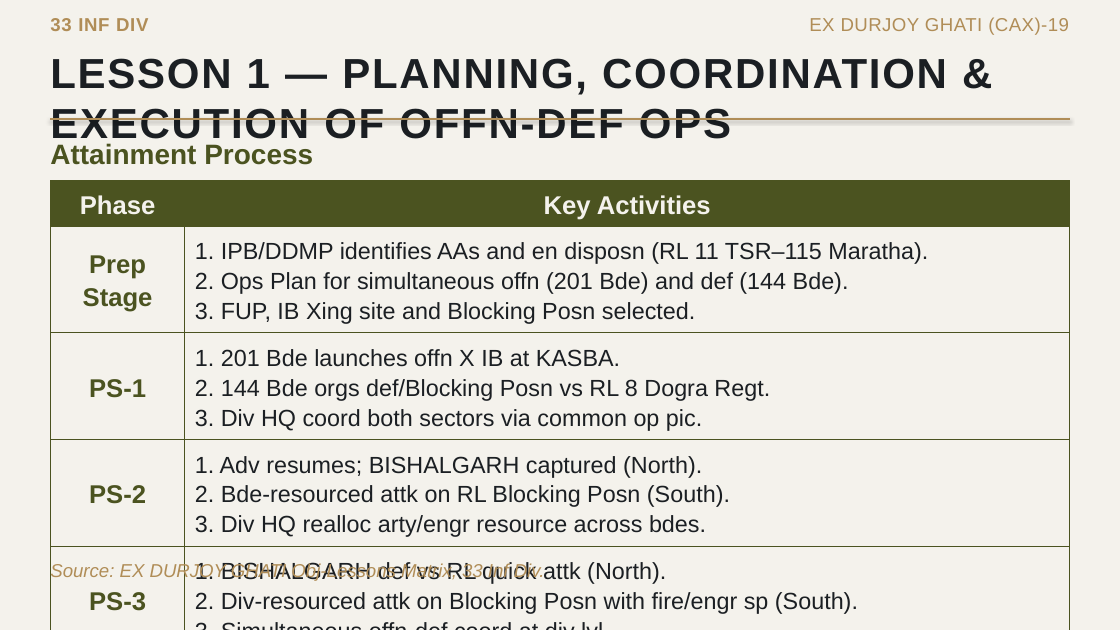
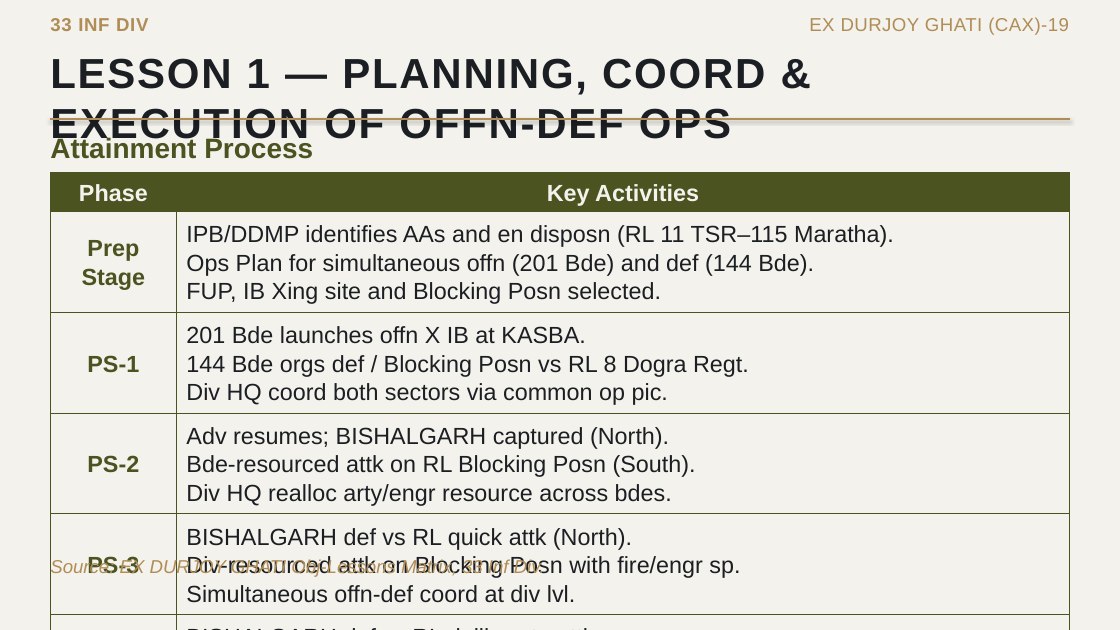
Before and after one commit to tahminulrimon-cloud/kimi, a slide deck: slide 6 of EX_DURJOY_GHATI_CAX19_Brief.pptx. Drawn at 1120x630 pixels with LibreOffice and Linux fonts; fonts in the diff are those of the drawing. Boxes give left, top, right and bottom in pixels: in the first picture for what was removed or moved away, otherwise in the second. Text is boxed around its words. In the diff, an @@ line names an element or a change of style, - is before the commit and + after.

```diff
--- a/EX_DURJOY_GHATI_CAX19_Brief.pptx
+++ b/EX_DURJOY_GHATI_CAX19_Brief.pptx
@@ background #FFFFFF to #F4F2EC @@
@@ rectangle removed at [0, 0, 1120, 630] @@
@@ text at [50, 58, 765, 147]: text changed @@
-LESSON 1 — PLANNING, COORDINATION & EXECUTION OF OFFN-DEF OPS
+LESSON 1 — PLANNING, COORD & EXECUTION OF OFFN-DEF OPS
@@ text "Attainment Process": place and size @@
-text "Attainment Process" at [50, 143, 313, 165]
+text "Attainment Process" at [50, 136, 313, 159]
@@ table at [50, 172, 1070, 607] @@
-row 2, column 2: 1. IPB/DDMP identifies AAs and en disposn (RL 11 TSR–115 Maratha). / 2. Ops Plan for simultaneous offn (201 Bde) and def (144 Bde). / 3. FUP, IB Xing site and Blocking Posn selected.
+row 2, column 2: IPB/DDMP identifies AAs and en disposn (RL 11 TSR–115 Maratha). / Ops Plan for simultaneous offn (201 Bde) and def (144 Bde). / FUP, IB Xing site and Blocking Posn selected.
-row 3, column 2: 1. 201 Bde launches offn X IB at KASBA. / 2. 144 Bde orgs def/Blocking Posn vs RL 8 Dogra Regt. / 3. Div HQ coord both sectors via common op pic.
+row 3, column 2: 201 Bde launches offn X IB at KASBA. / 144 Bde orgs def / Blocking Posn vs RL 8 Dogra Regt. / Div HQ coord both sectors via common op pic.
-row 4, column 2: 1. Adv resumes; BISHALGARH captured (North). / 2. Bde-resourced attk on RL Blocking Posn (South). / 3. Div HQ realloc arty/engr resource across bdes.
+row 4, column 2: Adv resumes; BISHALGARH captured (North). / Bde-resourced attk on RL Blocking Posn (South). / Div HQ realloc arty/engr resource across bdes.
-row 5, column 2: 1. BISHALGARH def vs RL quick attk (North). / 2. Div-resourced attk on Blocking Posn with fire/engr sp (South). / 3. Simultaneous offn-def coord at div lvl.
+row 5, column 2: BISHALGARH def vs RL quick attk (North). / Div-resourced attk on Blocking Posn with fire/engr sp. / Simultaneous offn-def coord at div lvl.
-row 6, column 2: 1. BISHALGARH def vs RL deliberate attk. / 2. Bde/Div Res coord to restore Bn C Pen. / 3. Decision: cont def or wdr to depth posn.
+row 6, column 2: BISHALGARH def vs RL deliberate attk. / Bde/Div Res coord to restore Bn C Pen. / Decision: cont def or wdr to depth posn.
@@ size 22 to 20 pt in "Phase", "Key Activities", "Prep Stage", "PS-1" and 3 more places @@
@@ line spacing 1.15 to 1.1 @@
@@ table: place and size @@
-table at [50, 181, 1070, 618]
+table at [50, 172, 1070, 607]
@@ text "Source: EX DURJOY GHATI Obj-Lessons ...": place and size @@
-text "Source: EX DURJOY GHATI Obj-Lessons ..." at [50, 562, 545, 581]
+text "Source: EX DURJOY GHATI Obj-Lessons ..." at [50, 558, 545, 577]
```
Also in this commit, not shown: 12 other slides changed.
